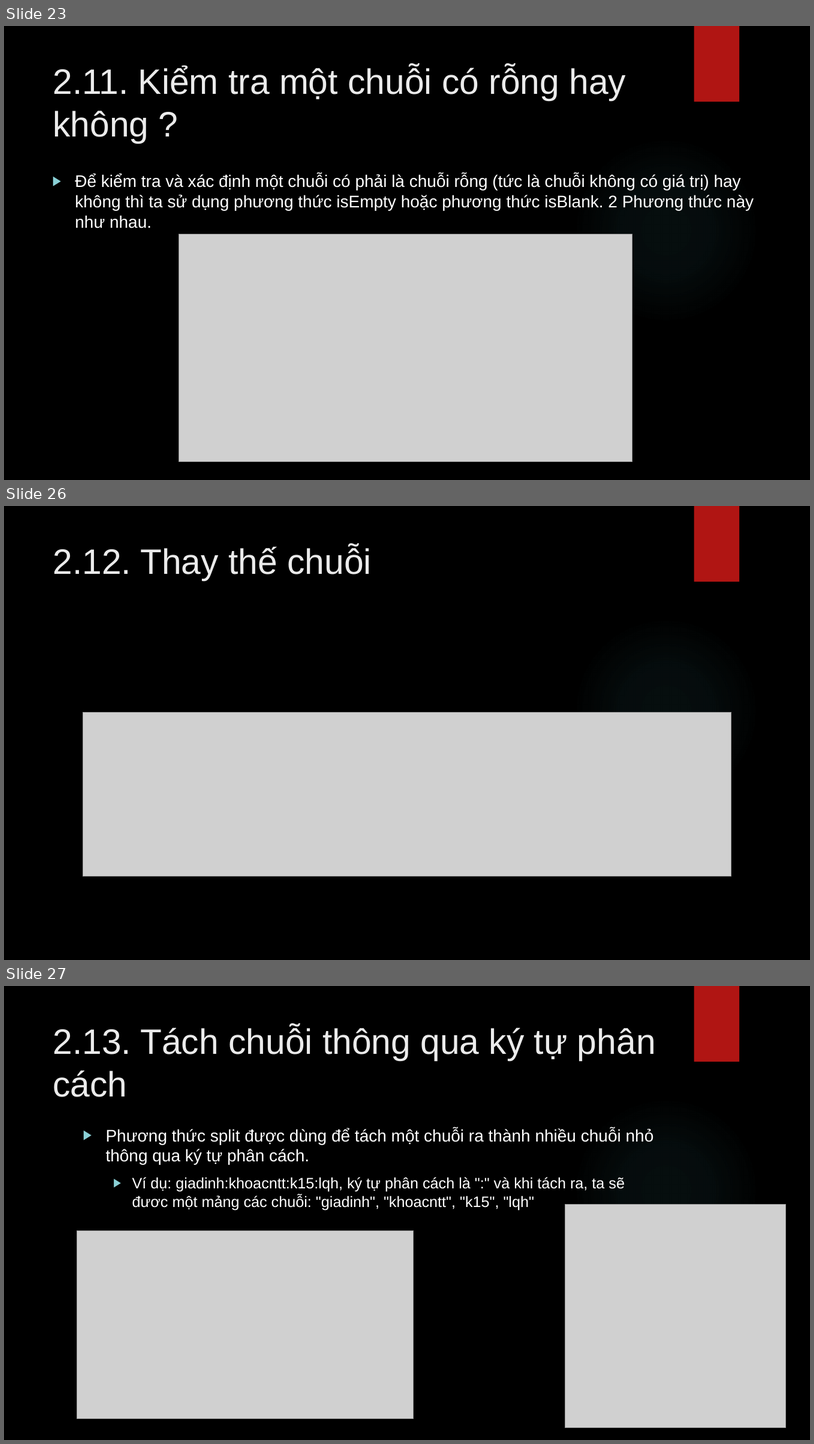
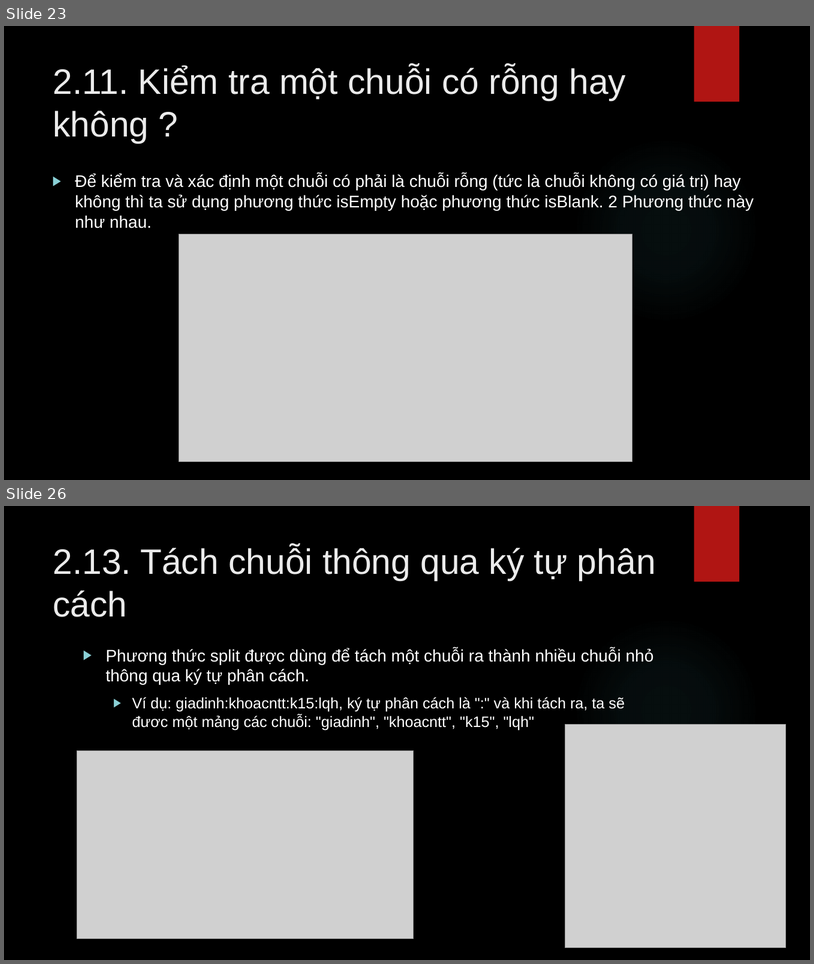
Before and after one commit to lequochai26/GDUTraining_Basic_Java_Web_Development, a slide deck: Slides/Day_2_2.pptx. Shown one above the other, each under a label of ours: slides 23, 26 and 27 before the commit, slides 23 and 26 after it; the slides between them are not shown. The pictures are 814x1444 and 814x964 pixels, drawn with LibreOffice and Linux fonts; fonts in the diff are those of the drawing; grey boxes stand for pictures; background and template pictures are left out. Boxes give left, top, right and bottom in pixels: in the first picture for what was removed or moved away, otherwise in the second. Text is boxed around its words. In the diff, an @@ line names an element or a change of style, - is before the commit and + after.

```diff
--- a/Slides/Day_2_2.pptx
+++ b/Slides/Day_2_2.pptx
@@ slide 26 removed at box(4, 506, 810, 960), background picture (left out); not listed: 2 template elements that a slide beside it also shows @@
@@ title removed at box(53, 546, 372, 581) @@
-2.12. Thay thế chuỗi
@@ picture removed at box(83, 712, 732, 876) @@
@@ what was slide 27 is now slide 26 @@
```
Also in this commit, not shown: 2 slides changed.
